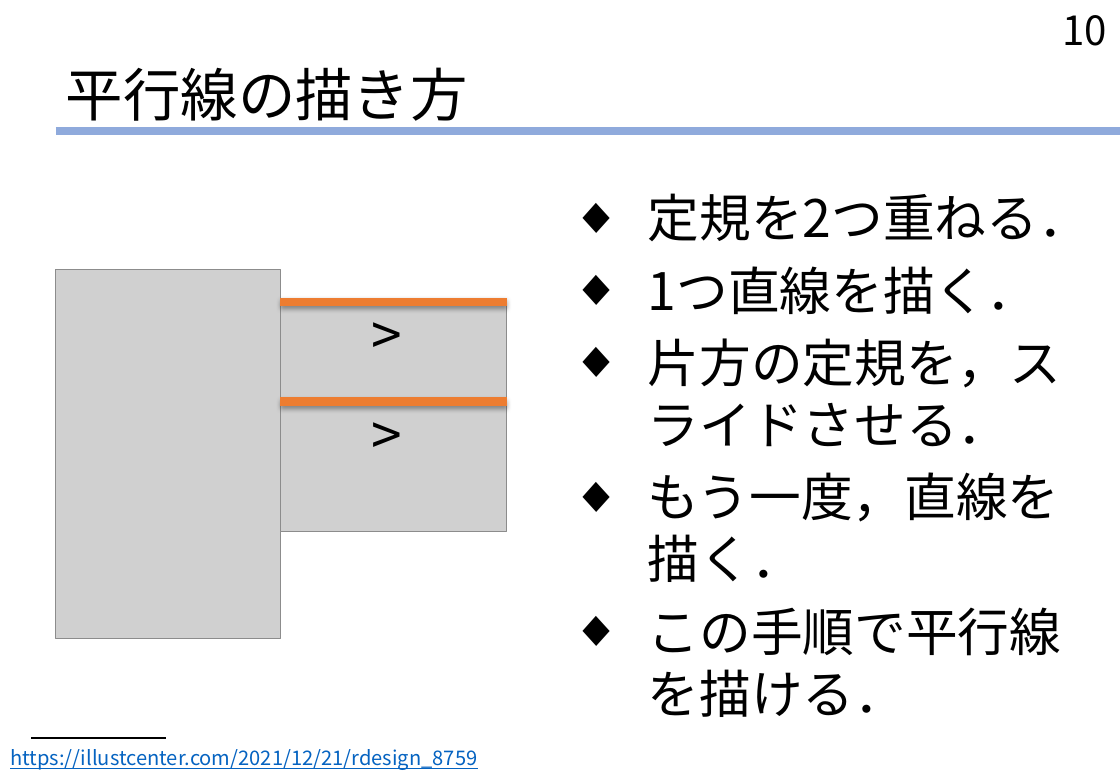
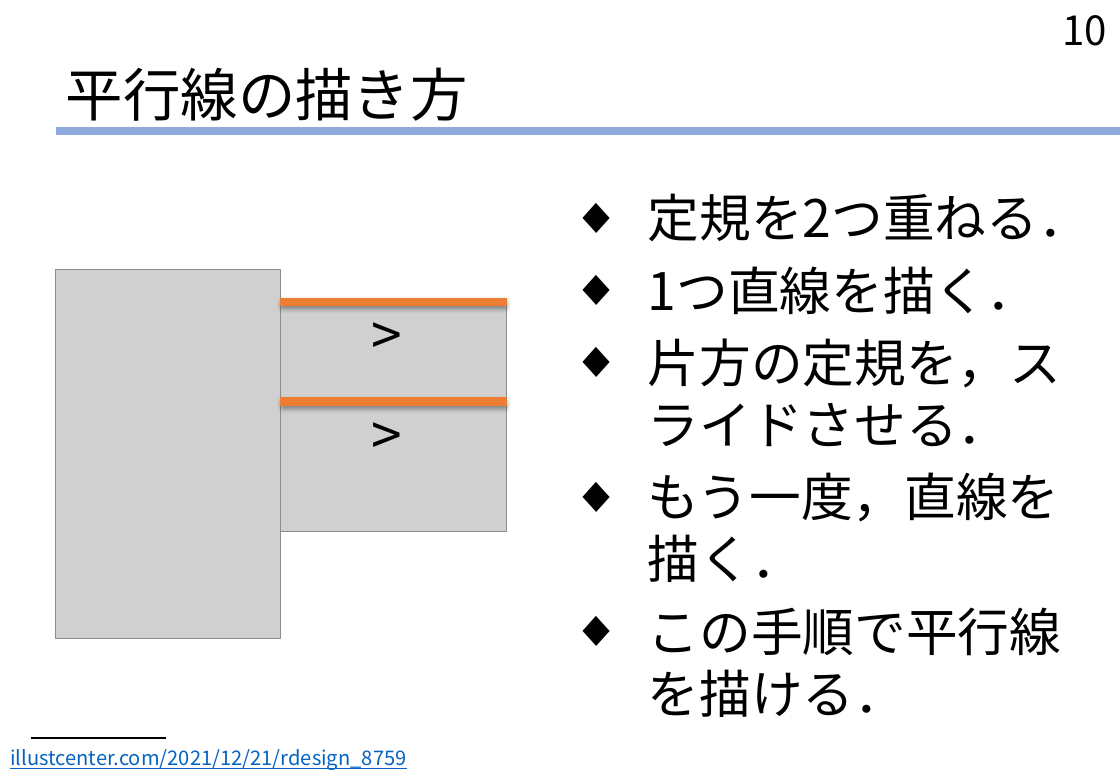
Before and after one commit to Kitocya/kitocya.github.io, a slide deck: slide 10 of JP/JPL01_slide_FD.pptx. Drawn at 1120x775 pixels with LibreOffice and Linux fonts; fonts in the diff are those of the drawing; grey boxes stand for pictures. Boxes give left, top, right and bottom in pixels: in the first picture for what was removed or moved away, otherwise in the second. Text is boxed around its words. In the diff, an @@ line names an element or a change of style, - is before the commit and + after.

```diff
--- a/JP/JPL01_slide_FD.pptx
+++ b/JP/JPL01_slide_FD.pptx
@@ text at [10,749,406,770]: text changed @@
-https://illustcenter.com/2021/12/21/rdesign_8759
+illustcenter.com/2021/12/21/rdesign_8759
```
Also in this commit, not shown: 6 other slides changed, 3 other files.
